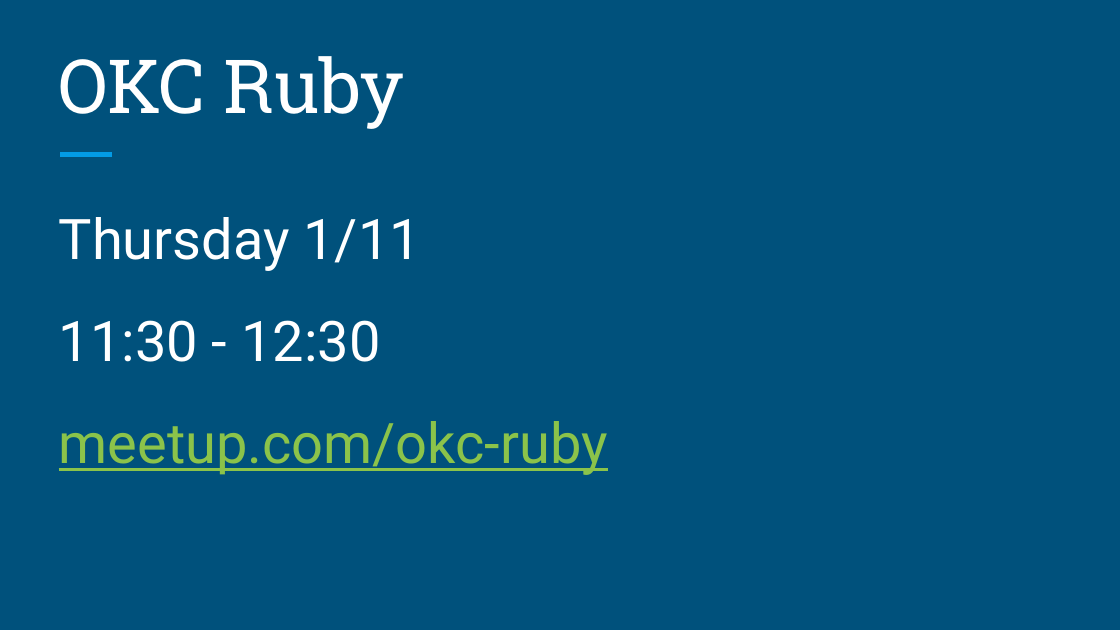
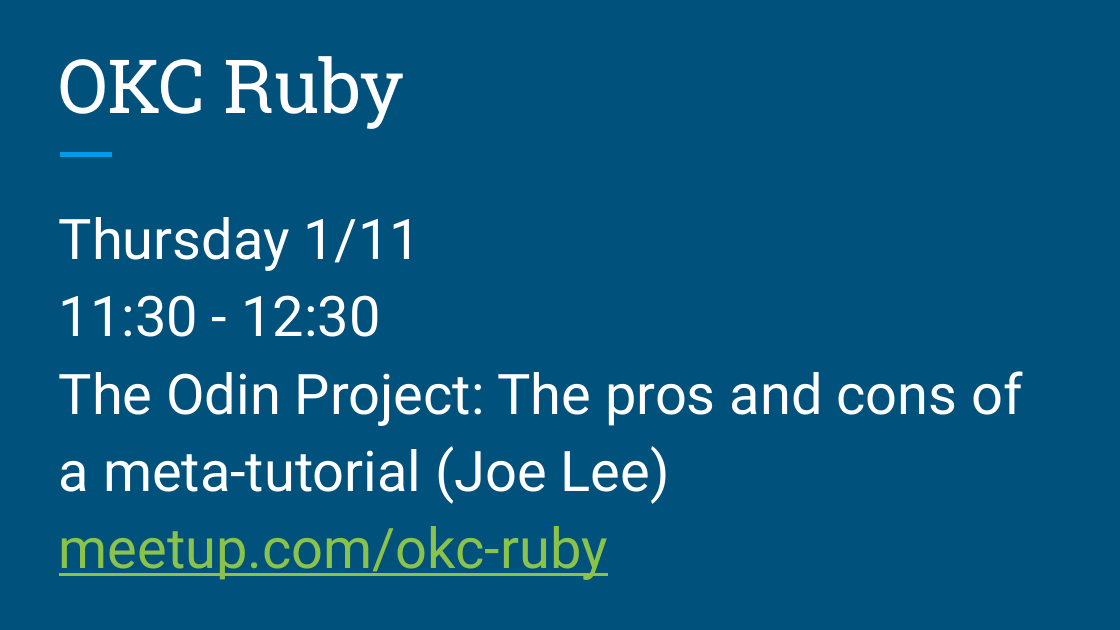
Before and after one commit to kacollins/slideshows, a slide deck: slide 13 of 2018-01-07 FreeCodeCamp OKC.pptx. Drawn at 1120x630 pixels with LibreOffice and Linux fonts; fonts in the diff are those of the drawing. Boxes give left, top, right and bottom in pixels: in the first picture for what was removed or moved away, otherwise in the second. Text is boxed around its words. In the diff, an @@ line names an element or a change of style, - is before the commit and + after.

```diff
--- a/2018-01-07 FreeCodeCamp OKC.pptx
+++ b/2018-01-07 FreeCodeCamp OKC.pptx
@@ text at box(59, 217, 608, 580): less space between paragraphs @@
@@ text at box(59, 371, 1022, 504): paragraph added @@
+The Odin Project: The pros and cons of a meta-tutorial (Joe Lee)
```
Also in this commit, not shown: 2 other slides changed.
